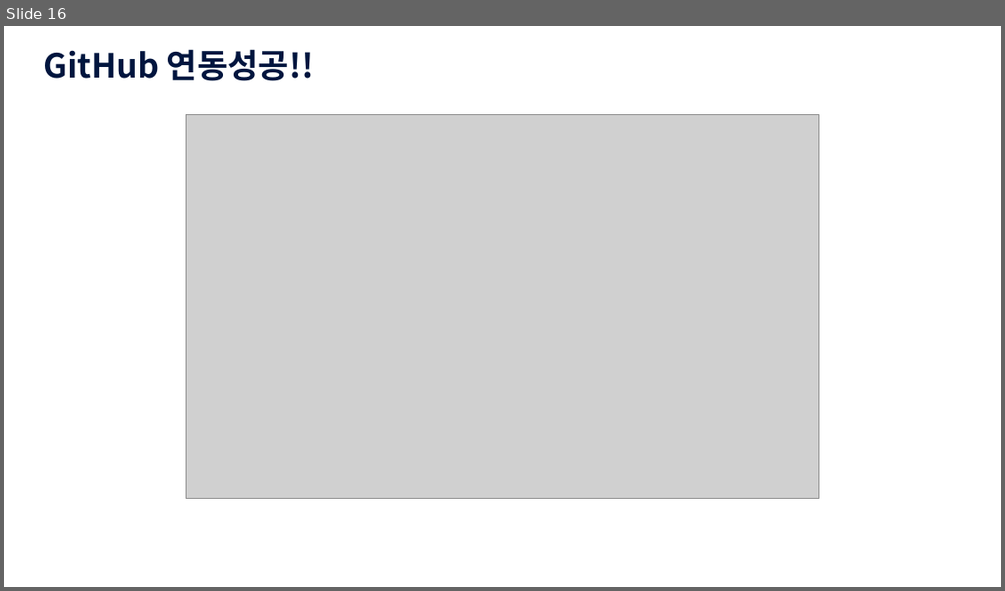
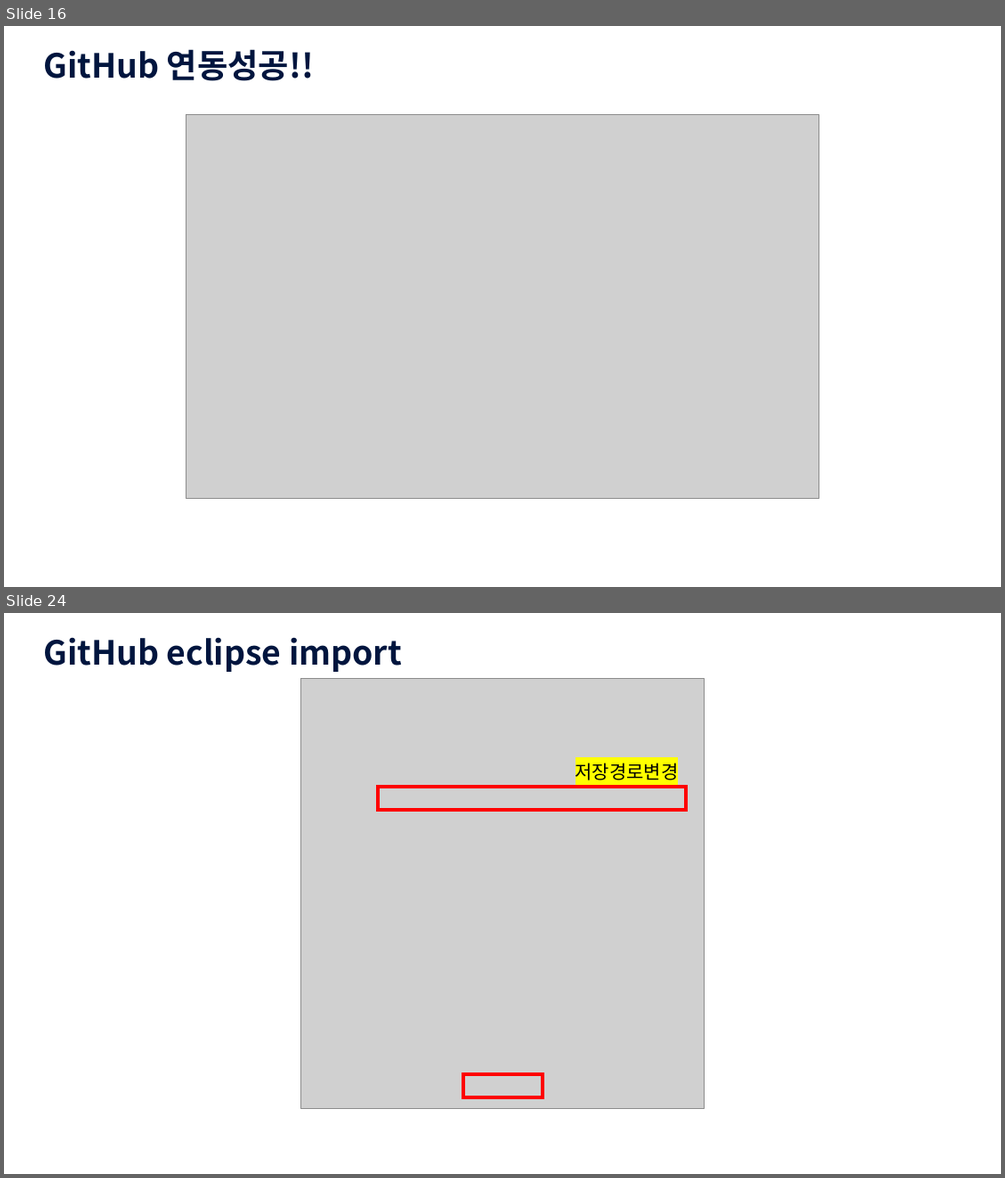
Before and after one commit to dobby2025/JavaSE, a slide deck: JAVA_GitHub연동.pptx. Shown one above the other, each under a label of ours: slide 16 before the commit, slides 16 and 24 after it; the slides between them are not shown. The pictures are 1005x591 and 1005x1178 pixels, drawn with LibreOffice and Linux fonts; fonts in the diff are those of the drawing; grey boxes stand for pictures; background and template pictures are left out. Boxes give left, top, right and bottom in pixels: in the first picture for what was removed or moved away, otherwise in the second. Text is boxed around its words. In the diff, an @@ line names an element or a change of style, - is before the commit and + after.

```diff
--- a/JAVA_GitHub연동.pptx
+++ b/JAVA_GitHub연동.pptx
@@ slide 24 added at [4, 613, 1001, 1174], background picture (left out) @@
@@ text added at [43, 637, 402, 672], 32 pt, text #00153E, bold @@
+GitHub eclipse import
@@ picture added at [301, 678, 704, 1108] @@
@@ text added at [575, 760, 679, 783], 18 pt, text #000000 @@
+저장경로변경
@@ rectangle added at [378, 787, 686, 810], outline #FF0000 3 pt @@
@@ rectangle added at [463, 1074, 542, 1097], outline #FF0000 3 pt @@
```
Also in this commit, not shown: 14 other slides added.
